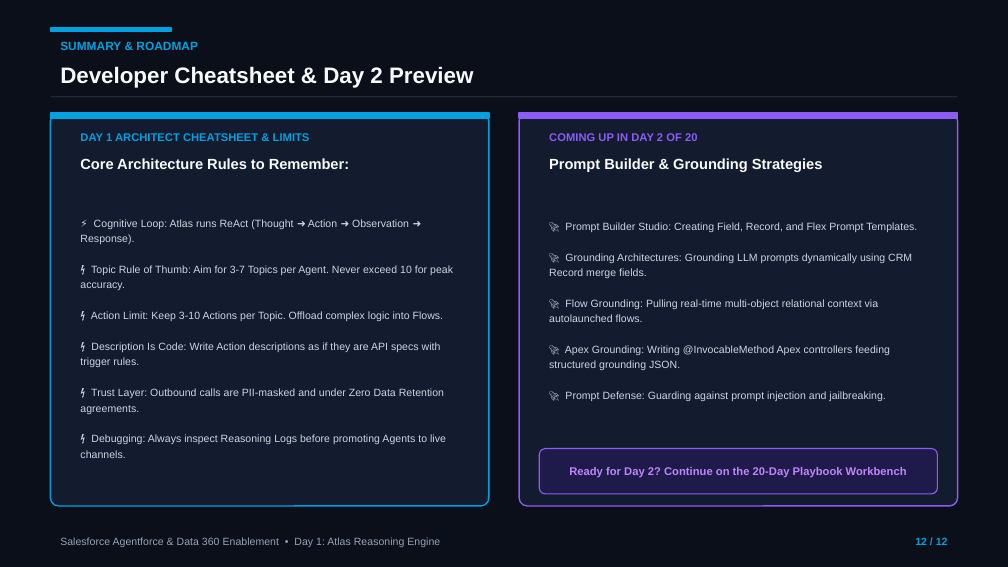
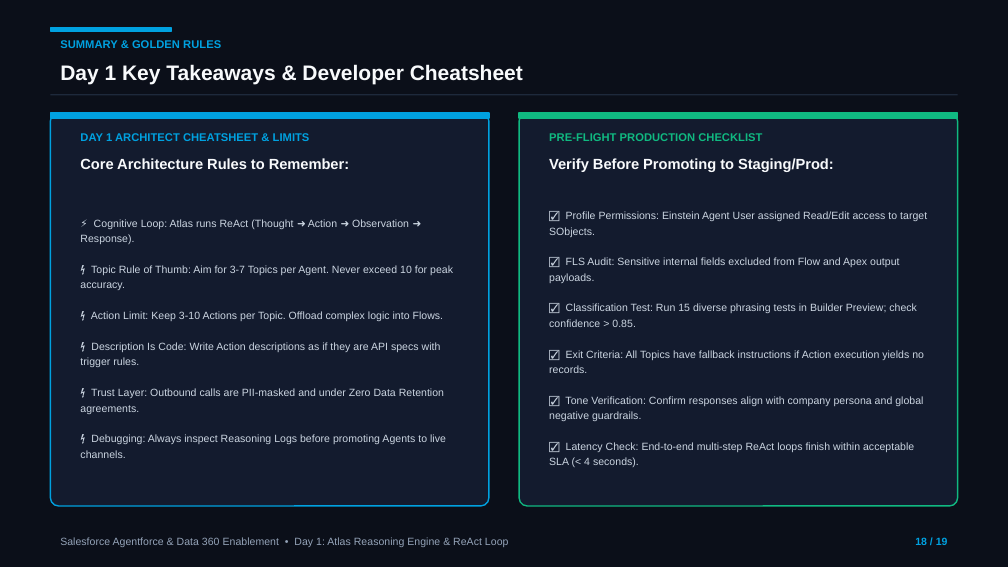
Before and after one commit to MohnishTak2725/agentforce-data360-workbench, a slide deck: slide 18 of Day-1-Atlas-Reasoning-Engine.pptx (slide 12 before the commit). Drawn at 1008x567 pixels with LibreOffice and Linux fonts; fonts in the diff are those of the drawing. Boxes give left, top, right and bottom in pixels: in the first picture for what was removed or moved away, otherwise in the second. Text is boxed around its words. In the diff, an @@ line names an element or a change of style, - is before the commit and + after.

```diff
--- a/Day-1-Atlas-Reasoning-Engine.pptx
+++ b/Day-1-Atlas-Reasoning-Engine.pptx
@@ text at (60,40,221,48): text changed; size 8.5 to 8 pt @@
-SUMMARY & ROADMAP
+SUMMARY & GOLDEN RULES
@@ text at (60,64,523,84): text changed; size 16 to 15 pt @@
-Developer Cheatsheet & Day 2 Preview
+Day 1 Key Takeaways & Developer Cheatsheet
@@ rounded rectangle at (519,113,958,506): outline #8B5CF6 1 pt to #10B981 1 pt @@
@@ rectangle at (519,113,958,118): fill #8B5CF6 to #10B981; outline #8B5CF6 1 pt to #10B981 1 pt @@
@@ text at (549,133,762,141): text changed; text colour #8B5CF6 to #10B981 @@
-COMING UP IN DAY 2 OF 20
+PRE-FLIGHT PRODUCTION CHECKLIST
@@ text at (549,158,834,172): text changed @@
-Prompt Builder & Grounding Strategies
+Verify Before Promoting to Staging/Prod:
@@ text removed at (549,222,917,401) @@
-🚀 Prompt Builder Studio: Creating Field, Record, and Flex Prompt Templates.
-🚀 Grounding Architectures: Grounding LLM prompts dynamically using CRM Record merge fields.
-🚀 Flow Grounding: Pulling real-time multi-object relational context via autolaunched flows.
-🚀 Apex Grounding: Writing @InvocableMethod Apex controllers feeding structured grounding JSON.
-🚀 Prompt Defense: Guarding against prompt injection and jailbreaking.
@@ text added at (549,211,927,467), 7.5 pt, text #CBD5E1 @@
+☑ Profile Permissions: Einstein Agent User assigned Read/Edit access to target SObjects.
+☑ FLS Audit: Sensitive internal fields excluded from Flow and Apex output payloads.
+☑ Classification Test: Run 15 diverse phrasing tests in Builder Preview; check confidence > 0.85.
+☑ Exit Criteria: All Topics have fallback instructions if Action execution yields no records.
+☑ Tone Verification: Confirm responses align with company persona and global negative guardrails.
+☑ Latency Check: End-to-end multi-step ReAct loops finish within acceptable SLA (< 4 seconds).
@@ rounded rectangle removed at (539,449,937,494) @@
@@ text removed at (569,467,907,478) @@
-Ready for Day 2? Continue on the 20-Day Playbook Workbench
@@ text at (60,537,508,547): text changed @@
-Salesforce Agentforce & Data 360 Enablement • Day 1: Atlas Reasoning Engine
+Salesforce Agentforce & Data 360 Enablement • Day 1: Atlas Reasoning Engine & ReAct Loop
@@ text at (915,537,948,545): text changed @@
-12 / 12
+18 / 19
```
Also in this commit, not shown: 11 other slides changed, 7 slides added.
